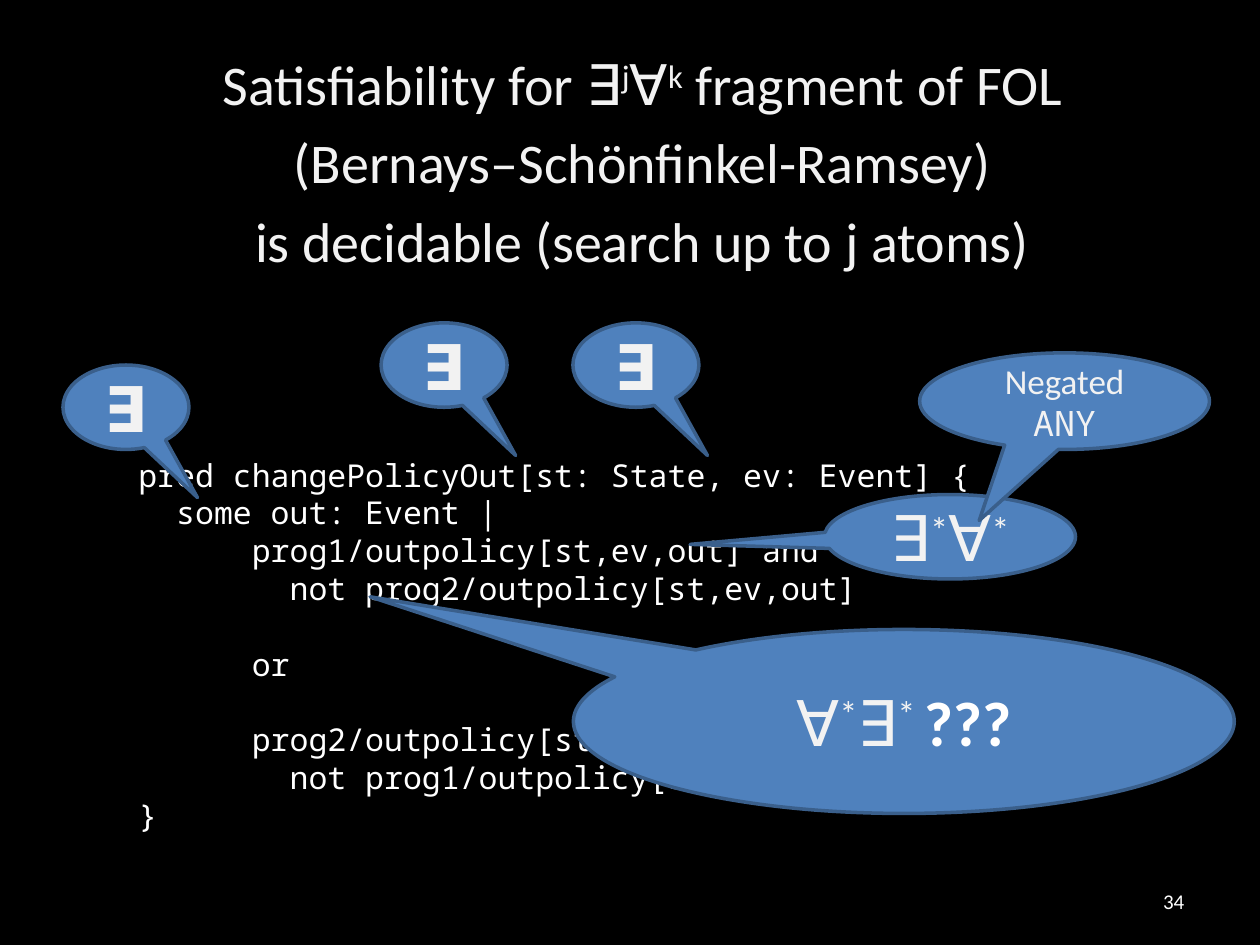
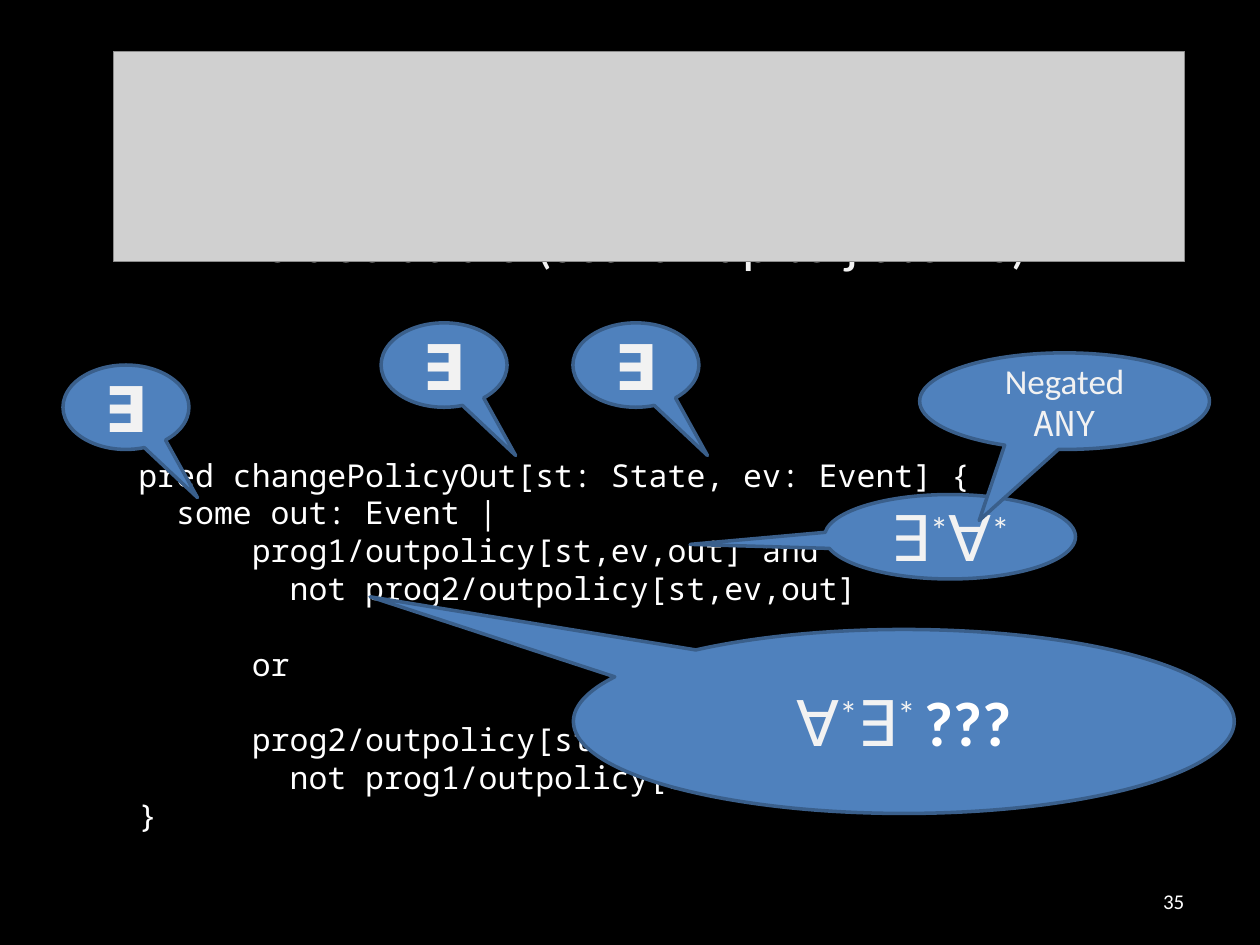
Before and after one commit to tnelson/school25, a slide deck: slide 35 of flowlog.pptx (slide 34 before the commit). Drawn at 1260x945 pixels with LibreOffice and Linux fonts; fonts in the diff are those of the drawing; grey boxes stand for pictures. Boxes give left, top, right and bottom in pixels: in the first picture for what was removed or moved away, otherwise in the second. Text is boxed around its words. In the diff, an @@ line names an element or a change of style, - is before the commit and + after.

```diff
--- a/flowlog.pptx
+++ b/flowlog.pptx
@@ picture added at bbox=[113, 52, 1184, 262] @@
@@ page number at bbox=[1163, 895, 1184, 909]: text changed @@
-34
+35
```
Also in this commit, not shown: 2 other slides changed, 1 slide added, 8 other files.
